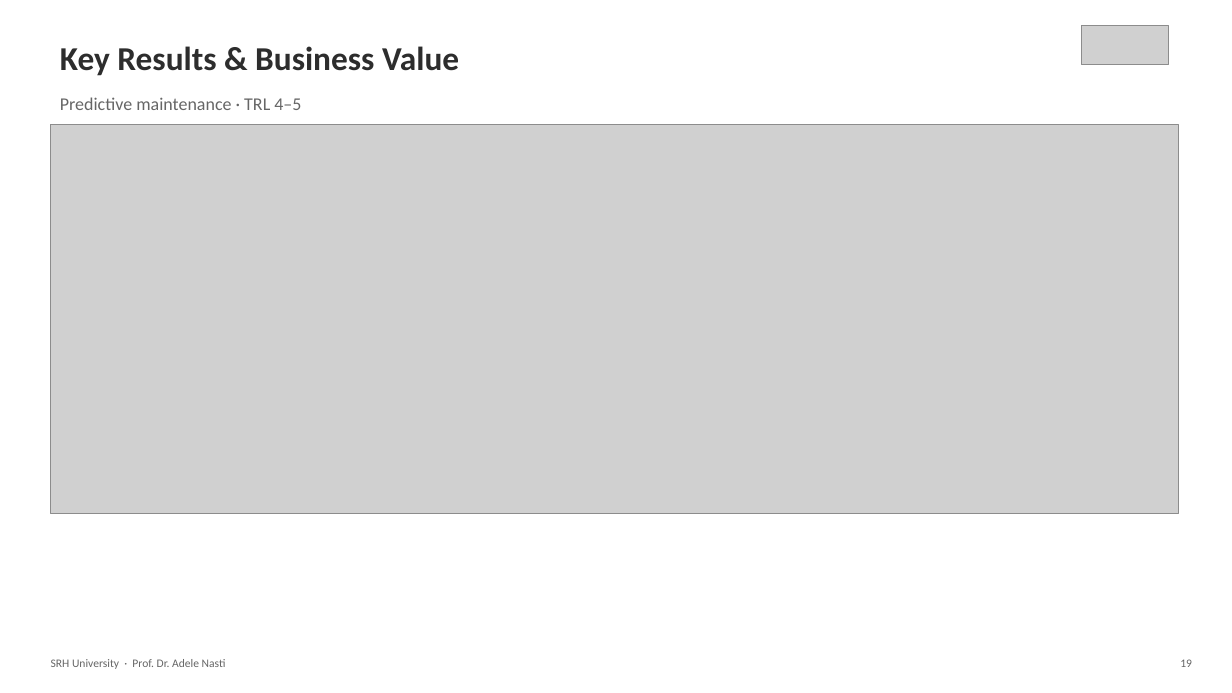
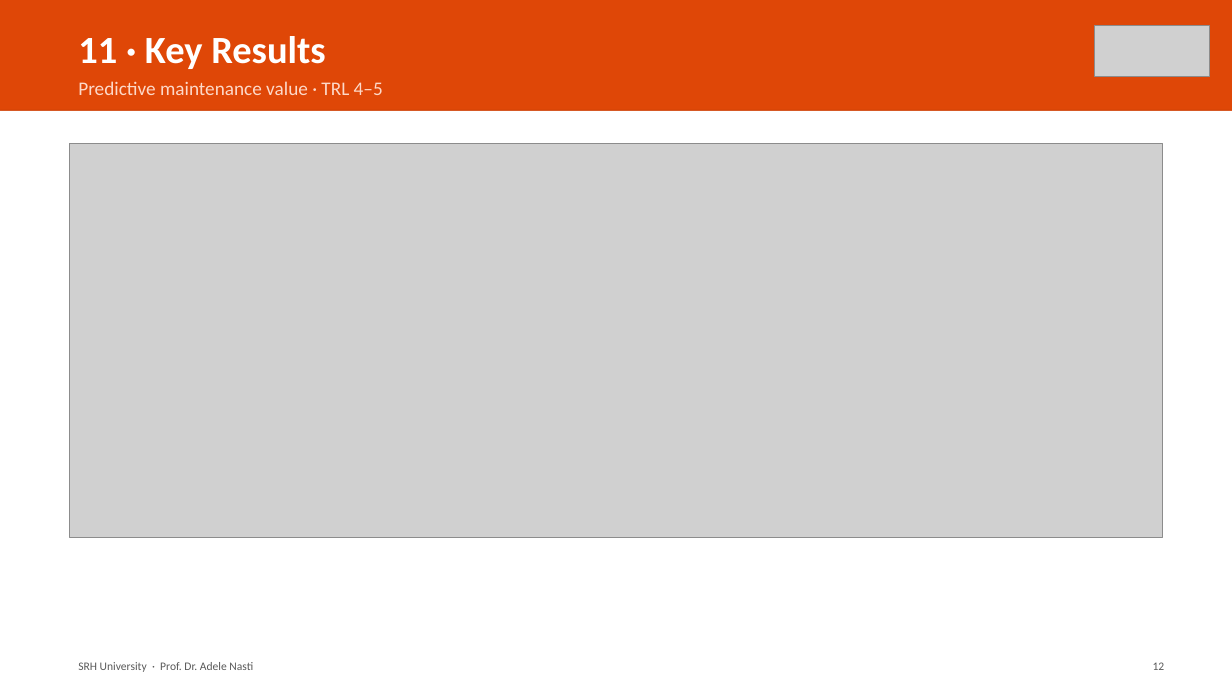
Before and after one commit to msv-codesync/digital-twin-twinblitz, a slide deck: slide 12 of public/project/Exam_Presentation_Antenna_RUL_SRH.pptx (slide 19 before the commit). Drawn at 1232x693 pixels with LibreOffice and Linux fonts; fonts in the diff are those of the drawing; grey boxes stand for pictures. Boxes give left, top, right and bottom in pixels: in the first picture for what was removed or moved away, otherwise in the second. Text is boxed around its words. In the diff, an @@ line names an element or a change of style, - is before the commit and + after.

```diff
--- a/public/project/Exam_Presentation_Antenna_RUL_SRH.pptx
+++ b/public/project/Exam_Presentation_Antenna_RUL_SRH.pptx
@@ rectangle added at [0, 0, 1232, 111], fill #DF4707 @@
@@ picture: place and size @@
-picture at [1081, 26, 1168, 65]
+picture at [1095, 26, 1210, 77]
@@ text at [78, 36, 325, 69]: text changed; size 26 to 30 pt; text colour #2D2D2D to #FFFFFF @@
-Key Results & Business Value
+11 · Key Results
@@ text at [78, 81, 383, 95]: text changed; size 14 to 15 pt; text colour #666666 to #FDD9C9 @@
-Predictive maintenance · TRL 4–5
+Predictive maintenance value · TRL 4–5
@@ rectangle: place and size @@
-rectangle at [0, 0, 1232, 693]
+rectangle at [0, 111, 1232, 693]
@@ picture: place and size @@
-picture at [51, 125, 1178, 514]
+picture at [69, 143, 1163, 537]
@@ text "SRH University · Prof. Dr. ...": place and size @@
-text "SRH University · Prof. Dr. ..." at [51, 659, 226, 669]
+text "SRH University · Prof. Dr. ..." at [78, 662, 253, 672]
@@ text "SRH University · Prof. Dr. ..." at [78, 662, 253, 672]: text colour #666666 to #5A5A5A @@
@@ text removed at [1180, 659, 1192, 667] @@
-19
@@ text added at [1153, 662, 1165, 670], 9 pt, text #5A5A5A @@
+12
```
Also in this commit, not shown: 9 other slides changed, 6 slides added, 13 slides removed, 22 other files.
